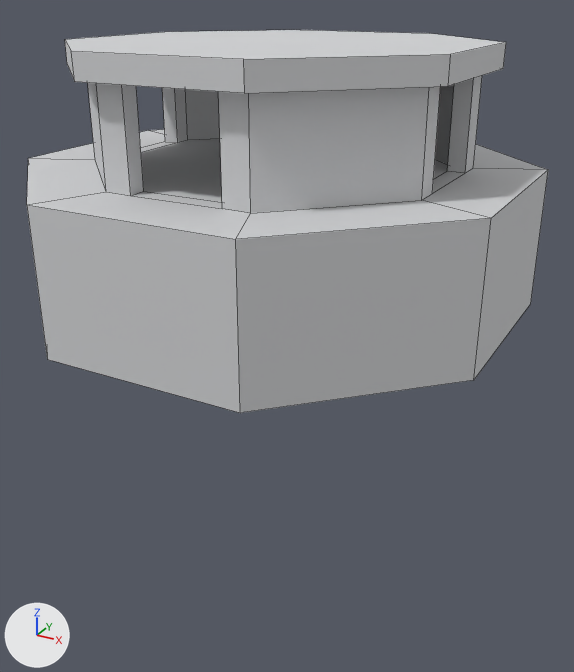
Before and after pictures for a commit that changed the Blender file Assets/Prefabs/Environment/Models/RoomPlatform.blend.
Before and after are seen from a 50 mm camera at (16.9, -30.1, 10.0) aimed at (0.7, -0.7, -4.7). Lighting does not change. The marker at lower left points along +X, +Y and +Z. Mesh edges are drawn as thin lines.
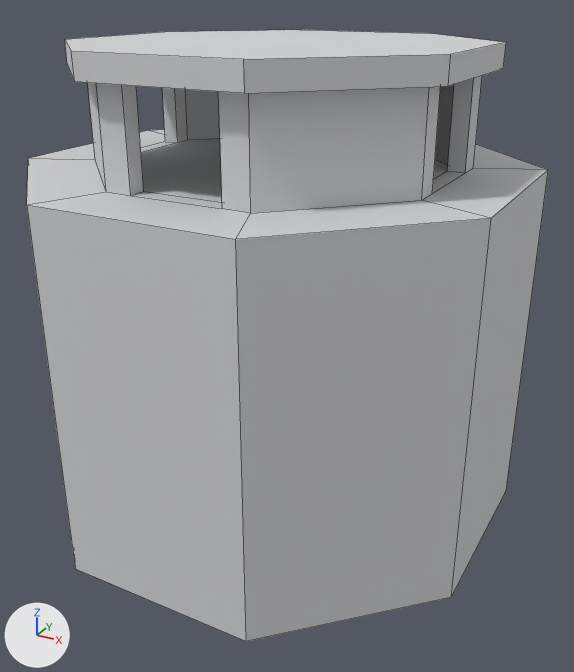
Location of each change, [x1, y1, x2, y2] in pixels of the pictures (574 x 672 px; the box of a moved part takes in the faces that stretch with it):
'Cube', reshaped (67% taller): before [27, 76, 548, 413]; after [27, 76, 548, 641]
part 1 of me_cube_002, moved or reshaped: before [45, 302, 531, 413]; after [45, 302, 531, 641]

Diff of the bpy script that builds the scene:
```diff
--- a/Assets/Prefabs/Environment/Models/RoomPlatform.blend.py
+++ b/Assets/Prefabs/Environment/Models/RoomPlatform.blend.py
@@ me_cube_002 @@
 me_cube_002.from_pydata(...)  # 80 vertices, 66 faces; spans x -10.5..10.5, y -10.5..10.5, z -3.0..7.0
 # used by ob_cube; location = (0.0, 0.0, 0.0)
 # before: 0 (-10.5, -4.3, -3.0), 2 (-10.5, 4.3, -3.0), 4 (10.5, -4.3, -3.0) at pixel (473, 380), 8 (-4.3, -10.5, -3.0) at pixel (47, 359), 9 (-4.3, 10.5, -3.0)
 # before: 10 (10.5, 4.3, -3.0) at pixel (530, 303), 12 (4.3, -10.5, -3.0) at pixel (240, 412), 14 (4.3, 10.5, -3.0)
+# me_cube_002 part 1
+for i in [0, 2, 4, 8, 9, 10, 12, 14]: me_cube_002.vertices[i].co += Vector((0.0, 0.0, -10.0))
 me_cube_002.materials.append(mat_stone)
```
